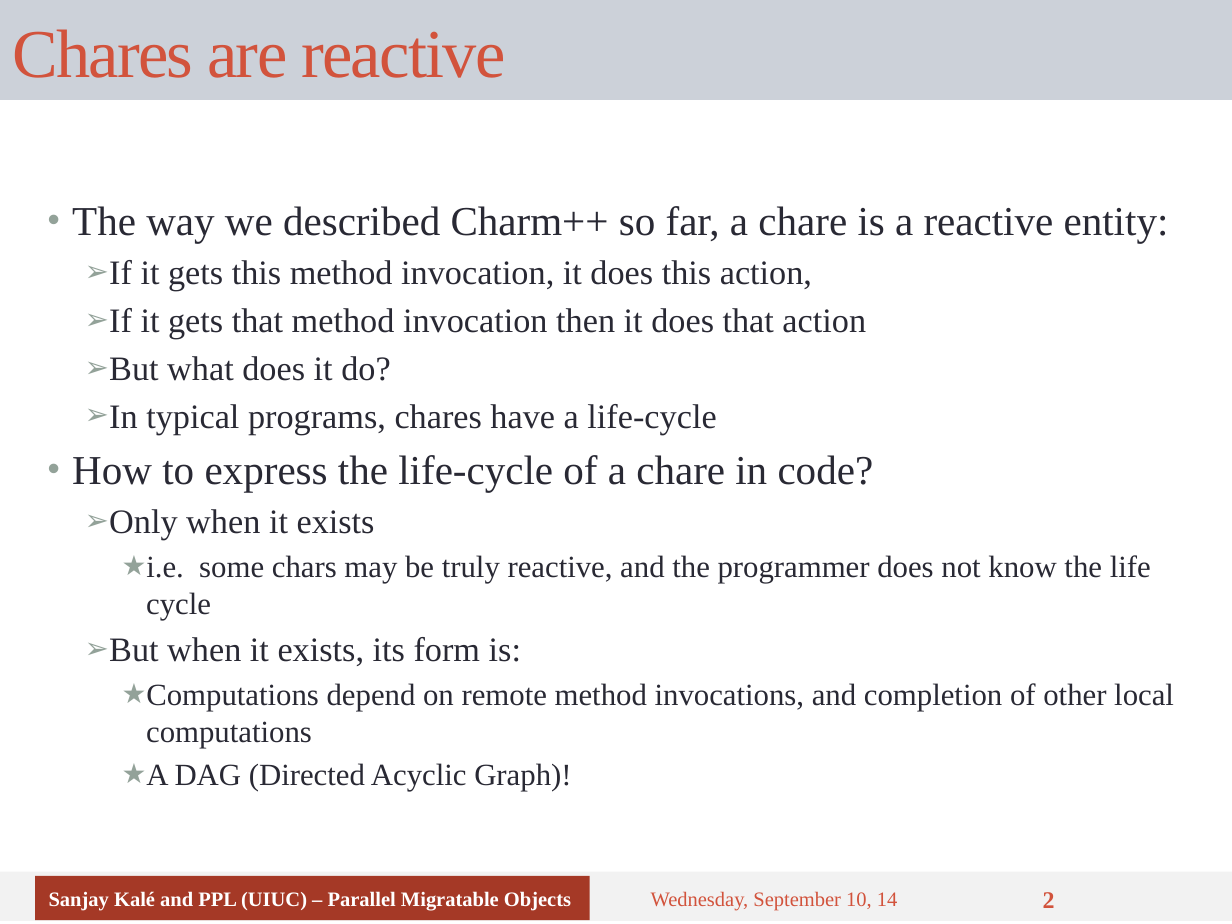
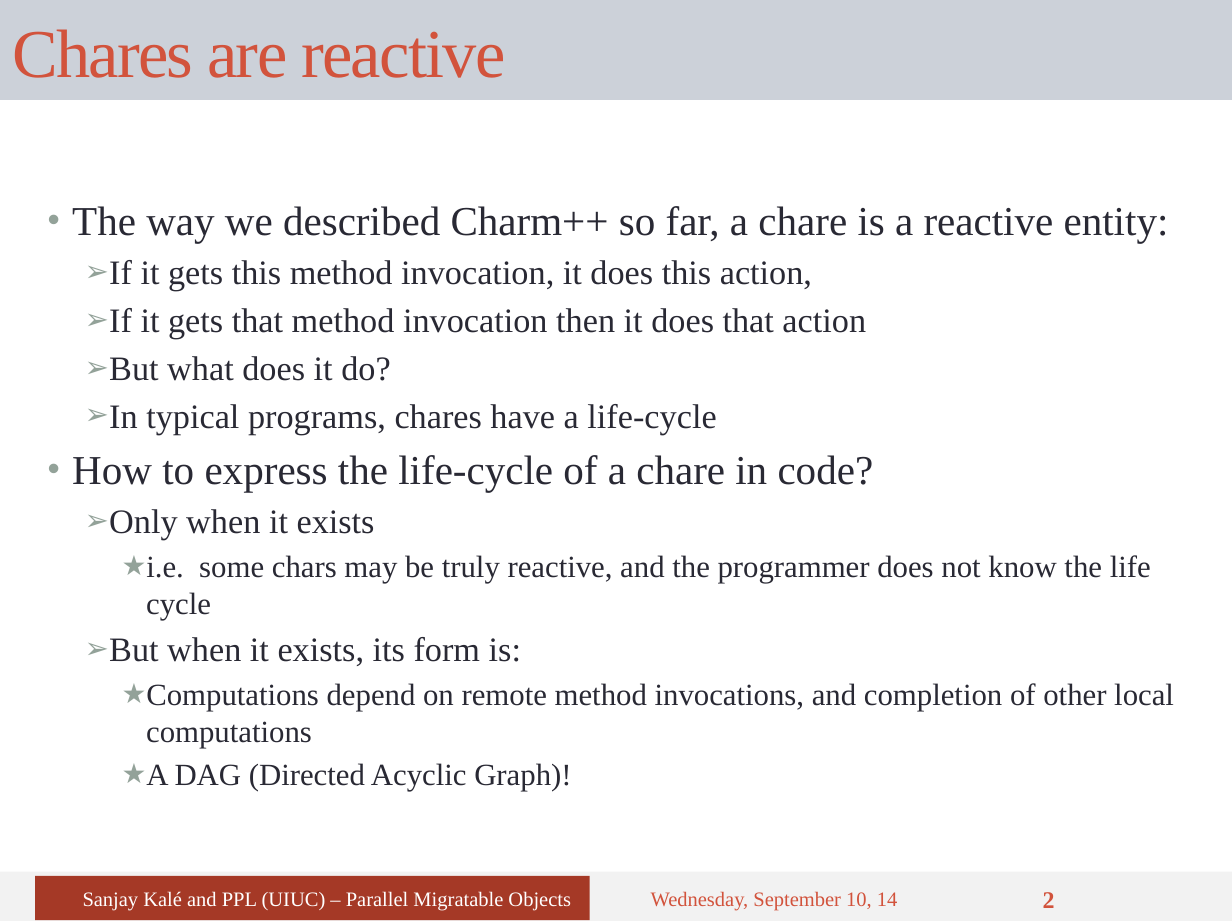
Before and after one commit to UIUC-PPL/charm_tutorial, a slide deck: slide 2 of tutorial-07-sdag.pptx. Drawn at 1232x924 pixels with LibreOffice and Linux fonts; fonts in the diff are those of the drawing. Boxes give left, top, right and bottom in pixels: in the first picture for what was removed or moved away, otherwise in the second. Text is boxed around its words. In the diff, an @@ line names an element or a change of style, - is before the commit and + after.

```diff
--- a/tutorial-07-sdag.pptx
+++ b/tutorial-07-sdag.pptx
@@ rectangle "Sanjay Kalé and PPL (UIUC) ..." at (x1=36, y1=876, x2=590, y2=920): bold off @@
```
Also in this commit, not shown: 33 other slides changed.
